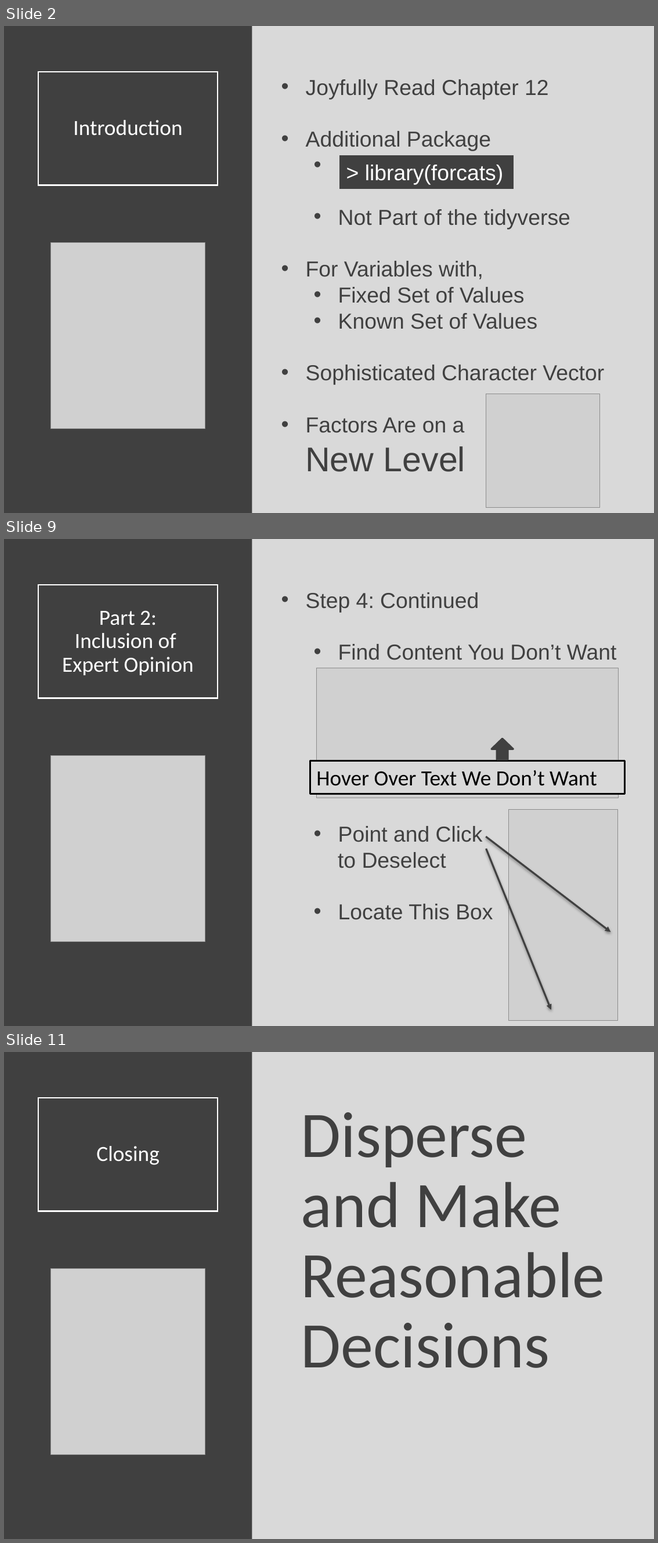
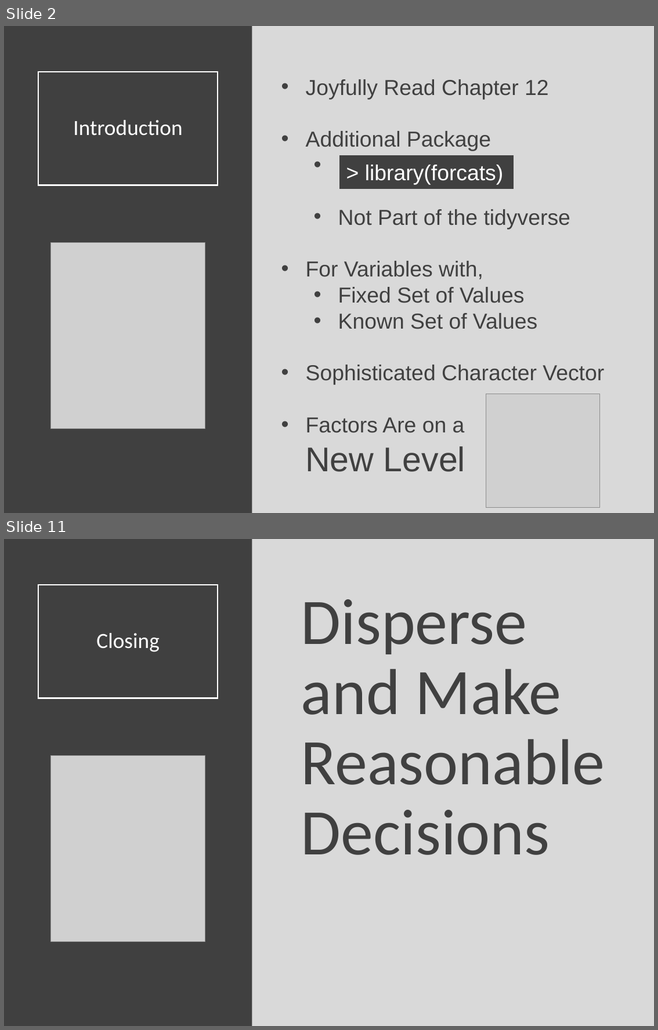
Before and after one commit to Yixf-Self/STOR320_WEBSITE, a slide deck: Lecture/Lecture 17/Lecture 17.pptx. Shown one above the other, each under a label of ours: slides 2, 9 and 11 before the commit, slides 2 and 11 after it; the slides between them are not shown. The pictures are 658x1543 and 658x1030 pixels, drawn with LibreOffice and Linux fonts; fonts in the diff are those of the drawing; grey boxes stand for pictures. Boxes give left, top, right and bottom in pixels: in the first picture for what was removed or moved away, otherwise in the second. Text is boxed around its words. In the diff, an @@ line names an element or a change of style, - is before the commit and + after.

```diff
--- a/Lecture/Lecture 17/Lecture 17.pptx
+++ b/Lecture/Lecture 17/Lecture 17.pptx
@@ slide 9 removed at (x1=4, y1=539, x2=654, y2=1026), background #D9D9D9 @@
@@ rectangle removed at (x1=4, y1=539, x2=252, y2=1026) @@
@@ title removed at (x1=38, y1=584, x2=217, y2=698) @@
-Part 2:
-Inclusion of
-Expert Opinion
@@ text removed at (x1=306, y1=592, x2=616, y2=920) @@
-• Step 4: Continued
-  • Find Content You Don’t Want
-  • Point and Click
-  to Deselect
-  • Locate This Box
@@ picture removed at (x1=317, y1=668, x2=619, y2=798) @@
@@ up arrow removed at (x1=491, y1=739, x2=513, y2=759) @@
@@ picture removed at (x1=51, y1=755, x2=205, y2=942) @@
@@ rectangle removed at (x1=310, y1=761, x2=625, y2=794) @@
-Hover Over Text We Don’t Want
@@ picture removed at (x1=508, y1=810, x2=617, y2=1021) @@
@@ arrow removed from (485, 837) to (610, 932) @@
@@ arrow removed from (486, 849) to (551, 1010) @@
```
Also in this commit, not shown: 1 slide changed, 7 slides added, 6 other slides removed, 5 other files.
